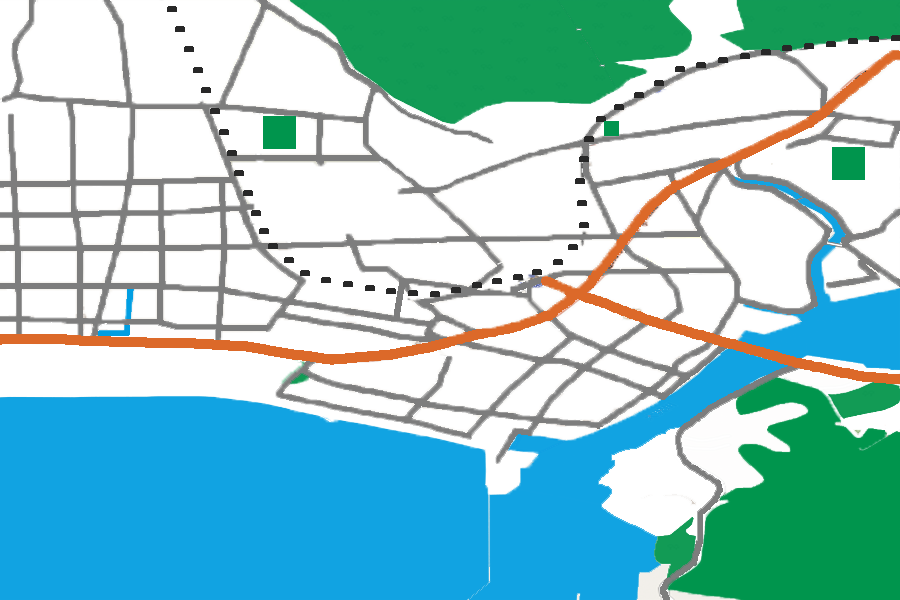
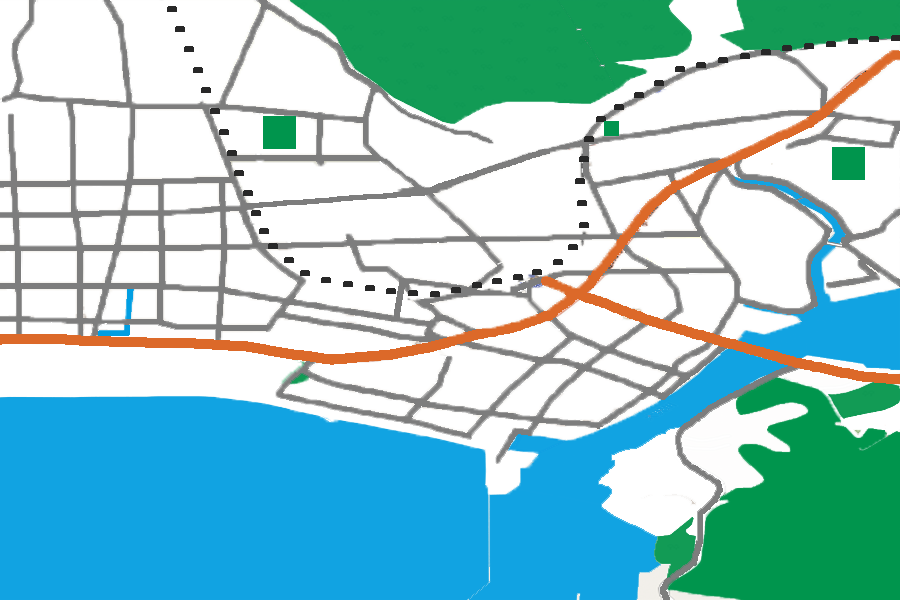
Layered file, before and after one edit (w=900, h=600). Changes by layer:
painted on "watanoha" over [245,149,550,208]
